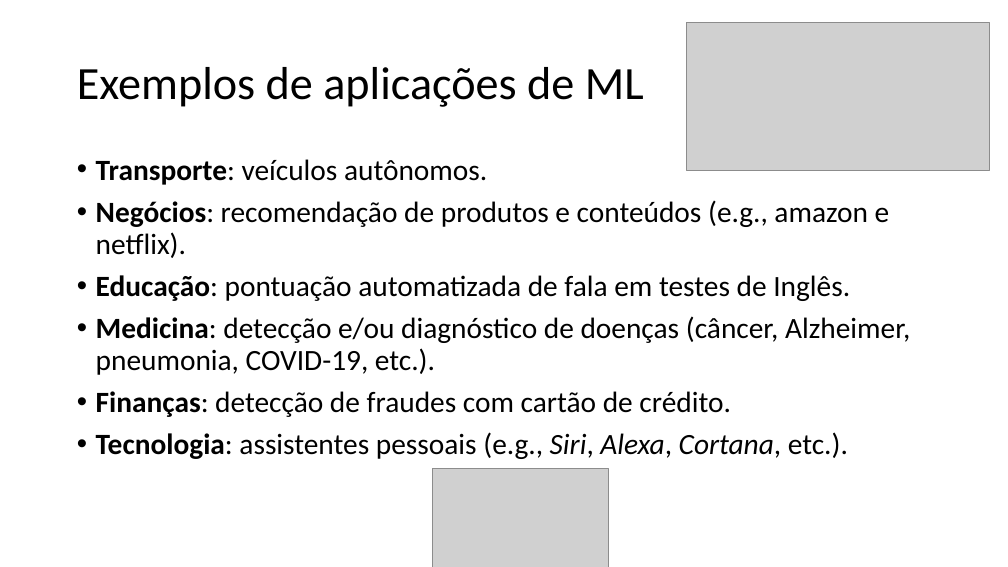
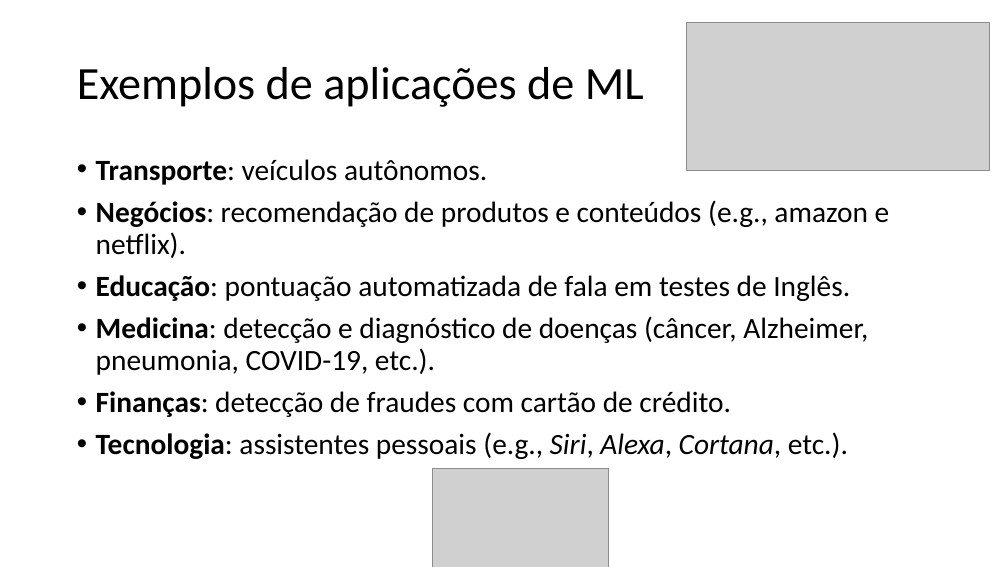
Before and after one commit to zz4fap/t319_aprendizado_de_maquina, a slide deck: slide 13 of slides/T319_Introdução.pptx. Drawn at 1008x567 pixels with LibreOffice and Linux fonts; fonts in the diff are those of the drawing; grey boxes stand for pictures. Boxes give left, top, right and bottom in pixels: in the first picture for what was removed or moved away, otherwise in the second. Text is boxed around its words. In the diff, an @@ line names an element or a change of style, - is before the commit and + after.

```diff
--- a/slides/T319_Introdução.pptx
+++ b/slides/T319_Introdução.pptx
@@ text at (x1=96, y1=316, x2=868, y2=375): text changed @@
-• Medicina: detecção e/ou diagnóstico de doenças (câncer, Alzheimer, pneumonia, COVID-19, etc.).
+• Medicina: detecção e diagnóstico de doenças (câncer, Alzheimer, pneumonia, COVID-19, etc.).
```
Also in this commit, not shown: 17 other slides changed, 1 other file.
